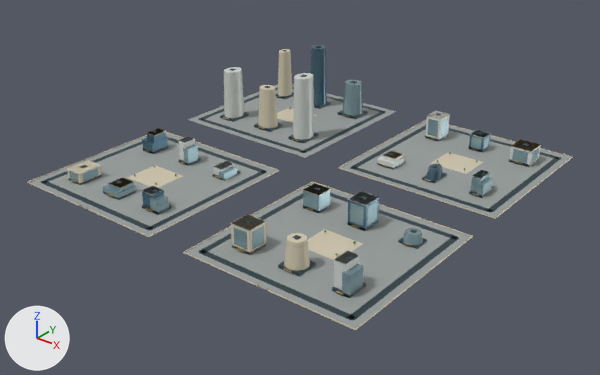
A saved change to the glTF model web/public/assets/3d/ampliworld/GC-CITY-2030/GC-TILE-04-18.glb.
The view is the same before and after, from a 50 mm lens placed at (-5088.0, -4168.0, 679.0), pointed at (-5987.0, -3044.0, -18.0). The lights are fixed; the arrows at lower left show +X, +Y and +Z. The picture after the commit comes second. Where no turn or scale is listed for an object, it has been applied to the vertices. Vertices at exactly the same position are counted once.

The older version as bpy lines, for what is in view:
```python
ob_gc_tile_04_18_blue = bpy.data.objects.new('GC-TILE-04-18-blue', me_mesh_6)
ob_gc_tile_04_18_blue.location = (0.0, 0.0, 0.0)
ob_gc_tile_04_18_dark = bpy.data.objects.new('GC-TILE-04-18-dark', me_mesh_1)
ob_gc_tile_04_18_dark.location = (0.0, 0.0, 0.0)
ob_gc_tile_04_18_glass = bpy.data.objects.new('GC-TILE-04-18-glass', me_mesh_7)
ob_gc_tile_04_18_glass.location = (0.0, 0.0, 0.0)
ob_gc_tile_04_18_gold = bpy.data.objects.new('GC-TILE-04-18-gold', me_mesh_5)
ob_gc_tile_04_18_gold.location = (0.0, 0.0, 0.0)
ob_gc_tile_04_18_ivory = bpy.data.objects.new('GC-TILE-04-18-ivory', me_mesh_2)
ob_gc_tile_04_18_ivory.location = (0.0, 0.0, 0.0)
ob_gc_tile_04_18_paving = bpy.data.objects.new('GC-TILE-04-18-paving', me_mesh_0)
ob_gc_tile_04_18_paving.location = (0.0, 0.0, 0.0)
ob_gc_tile_04_18_white = bpy.data.objects.new('GC-TILE-04-18-white', me_mesh_8)
ob_gc_tile_04_18_white.location = (0.0, 0.0, 0.0)
```
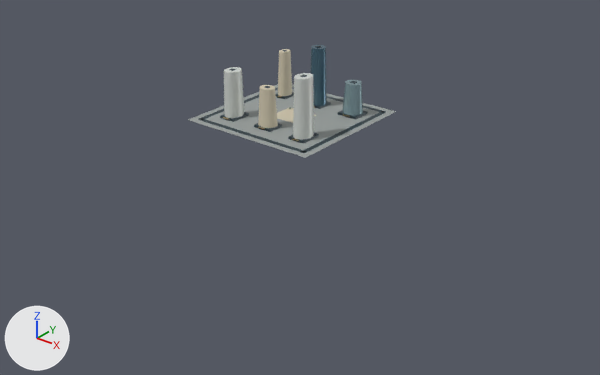
Boxes [x1, y1, x2, y2] around the edits, measured in the pictures (600 x 375 px):
'GC-TILE-04-18-paving', reshaped (61% narrower, 70% shorter)
    before: [30, 84, 571, 329]
    after: [188, 84, 396, 158]
'GC-TILE-04-18-dark', reshaped (64% narrower, 61% shorter)
    before: [40, 46, 561, 320]
    after: [198, 46, 386, 153]
'GC-TILE-04-18-ivory', reshaped (89% narrower, 72% shorter)
    before: [27, 49, 573, 330]
    after: [258, 49, 316, 128]
'GC-TILE-04-18-glass', reshaped (95% narrower, 83% shorter)
    before: [69, 80, 539, 298]
    after: [342, 80, 363, 116]
'GC-TILE-04-18-white', reshaped (81% narrower, 67% shorter)
    before: [67, 67, 541, 290]
    after: [224, 67, 314, 140]
'GC-TILE-04-18-blue', reshaped (95% narrower, 67% shorter)
    before: [142, 45, 490, 231]
    after: [310, 45, 327, 106]
'GC-TILE-04-18-gold', reshaped
    before: [71, 96, 541, 295]
    after: [223, 96, 350, 141]
part 1 of me_mesh_0, deleted
    before: [340, 120, 571, 218]
part 2 of me_mesh_0, deleted
    before: [30, 132, 278, 236]
part 3 of me_mesh_0, deleted
    before: [185, 183, 471, 329]
part 4 of me_mesh_1, deleted
    before: [40, 113, 561, 320]
part 5 of me_mesh_2, deleted
    before: [27, 119, 573, 330]
part 6 of me_mesh_5, deleted
    before: [71, 111, 541, 295]
part 7 of me_mesh_6, deleted
    before: [142, 128, 490, 231]
part 8 of me_mesh_7, deleted
    before: [69, 118, 539, 298]
part 9 of me_mesh_8, deleted
    before: [67, 111, 541, 290]

Edits to the bpy script that builds the scene:
```text
Change me_mesh_0:
    used by ob_gc_tile_04_18_paving; location = (0.0, 0.0, 0.0)
    remove me_mesh_0.from_pydata(...)  # 32 vertices, 48 faces; spans x -6379.0..-5621.0, y -3379.0..-2621.0, z 0.0
    add me_mesh_0.from_pydata(...)  # 8 vertices, 12 faces; spans x -6379.0..-6041.0, y -2959.0..-2621.0, z 0.0
    me_mesh_0 part 1: the loose piece of 8 vertices spanning x -5959.0..-5621.0, y -2959.0..-2621.0, z 0.0 is deleted
    me_mesh_0 part 2: the loose piece of 8 vertices spanning x -6379.0..-6041.0, y -3379.0..-3041.0, z 0.0 is deleted
    me_mesh_0 part 3: the loose piece of 8 vertices spanning x -5959.0..-5621.0, y -3379.0..-3041.0, z 0.0 is deleted
Change me_mesh_1:
    used by ob_gc_tile_04_18_dark; location = (0.0, 0.0, 0.0)
    remove me_mesh_1.from_pydata(...)  # 512 vertices, 768 faces; spans x -6364.0..-5636.0, y -3364.0..-2636.0, z 0.0..141.0
    add me_mesh_1.from_pydata(...)  # 128 vertices, 192 faces; spans x -6364.0..-6056.0, y -2944.0..-2636.0, z 0.0..141.0
    me_mesh_1 part 4: 48 loose pieces with 384 vertices, spanning x -6364.0..-5636.0, y -3364.0..-2636.0, z 0.0..53.0, are deleted
Change me_mesh_2:
    used by ob_gc_tile_04_18_ivory; location = (0.0, 0.0, 0.0)
    remove me_mesh_2.from_pydata(...)  # 234 vertices, 372 faces; spans x -6380.0..-5620.0, y -3380.0..-2620.0, z 0.0..112.0
    add me_mesh_2.from_pydata(...)  # 52 vertices, 92 faces; spans x -6325.0..-6170.0, y -2898.0..-2678.0, z 0.0..112.0
    me_mesh_2 part 5: 21 loose pieces with 182 vertices, spanning x -6380.0..-5620.0, y -3380.0..-2620.0, z 0.0..52.0, are deleted
Change me_mesh_5:
    used by ob_gc_tile_04_18_gold; location = (0.0, 0.0, 0.0)
    remove me_mesh_5.from_pydata(...)  # 882 vertices, 1512 faces; spans x -6328.0..-5668.0, y -3380.0..-2676.0, z 0.0..120.0
    add me_mesh_5.from_pydata(...)  # 444 vertices, 792 faces; spans x -6328.0..-6088.0, y -2908.0..-2677.0, z 4.0..120.0
    me_mesh_5 part 6: 39 loose pieces with 438 vertices, spanning x -6319.0..-5668.0, y -3380.0..-2676.0, z 0.0..51.0, are deleted
Change me_mesh_6:
    used by ob_gc_tile_04_18_blue; location = (0.0, 0.0, 0.0)
    remove me_mesh_6.from_pydata(...)  # 84 vertices, 140 faces; spans x -6326.0..-5772.0, y -3311.0..-2677.0, z 0.0..140.0
    add me_mesh_6.from_pydata(...)  # 22 vertices, 40 faces; spans x -6231.0..-6189.0, y -2719.0..-2677.0, z 5.0..140.0
    me_mesh_6 part 7: 6 loose pieces with 62 vertices, spanning x -6326.0..-5772.0, y -3311.0..-2683.0, z 0.0..49.0, are deleted
Change me_mesh_7:
    used by ob_gc_tile_04_18_glass; location = (0.0, 0.0, 0.0)
    remove me_mesh_7.from_pydata(...)  # 340 vertices, 524 faces; spans x -6328.0..-5668.0, y -3323.0..-2675.0, z 0.0..76.0
    add me_mesh_7.from_pydata(...)  # 22 vertices, 40 faces; spans x -6134.0..-6086.0, y -2721.0..-2675.0, z 5.0..76.0
    me_mesh_7 part 8: 38 loose pieces with 318 vertices, spanning x -6328.0..-5668.0, y -3323.0..-2676.0, z 0.0..45.0, are deleted
Change me_mesh_8:
    used by ob_gc_tile_04_18_white; location = (0.0, 0.0, 0.0)
    remove me_mesh_8.from_pydata(...)  # 172 vertices, 272 faces; spans x -6329.0..-5668.0, y -3323.0..-2676.0, z 0.0..137.0
    add me_mesh_8.from_pydata(...)  # 44 vertices, 80 faces; spans x -6329.0..-6091.0, y -2904.0..-2852.0, z 5.0..137.0
    me_mesh_8 part 9: 16 loose pieces with 128 vertices, spanning x -6329.0..-5668.0, y -3323.0..-2676.0, z 0.0..52.0, are deleted
```
